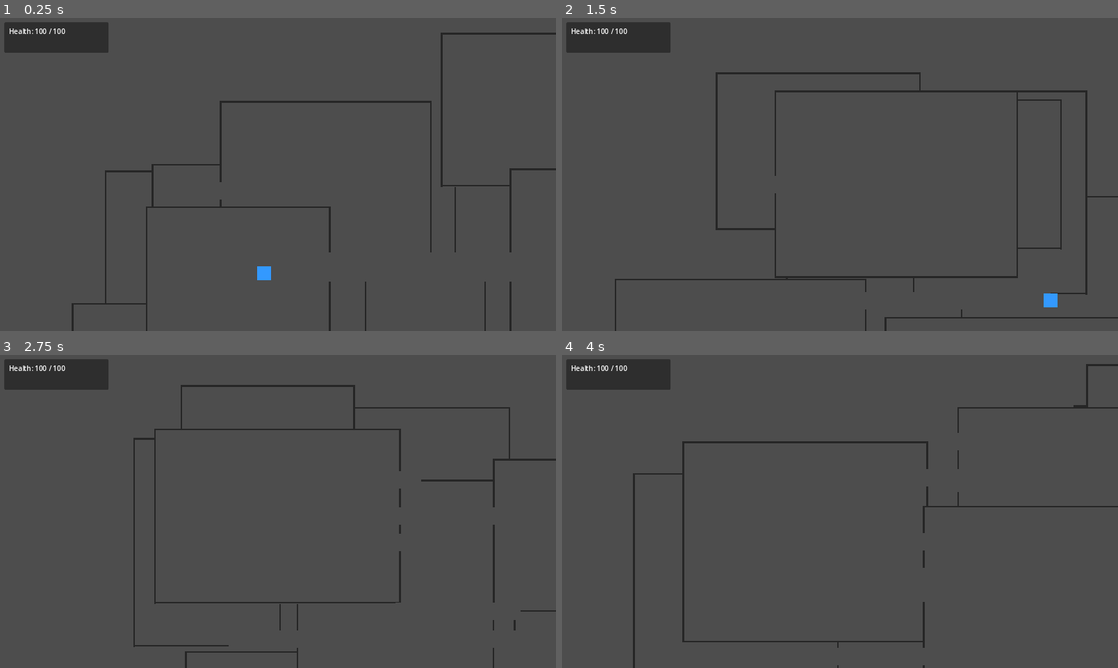
Above: before the commit, frames 1-4 (two rows, left to right).
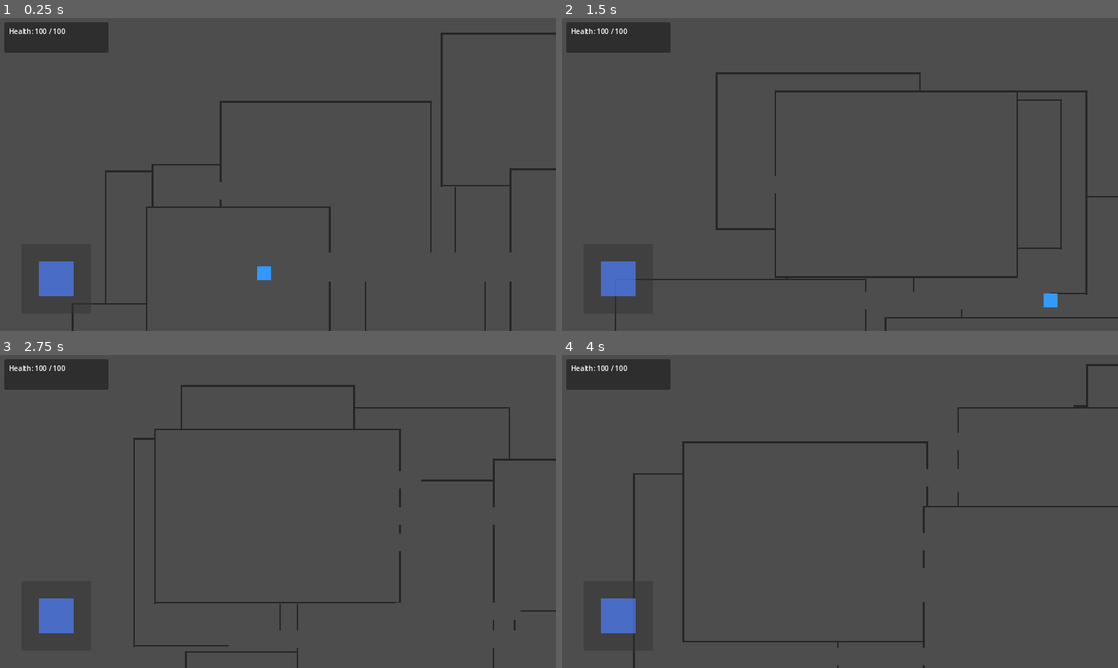
Above: after the commit, the same moments.

Repository: jordan-acosta/roguelite-game
Game: Godot game, scene res://scenes/main.tscn
Two runs of this game, one before a commit and one after it. Both use one fixed random seed, a clock stepped at 60 frames per second and the inputs below.
Inputs (mouse positions are in pixels of both pictures, inside the frame that each line leads up to):
- Up to frame 1 (0.25 s): no input
- Up to frame 2 (1.5 s): tap Enter (ui_accept) at 0.5, 0.77, 1.25 s; move the mouse to (962, 158) at 0.52 s; hold D (move_right) 0.53-1.25 s; click (962, 158) at 0.67 s; drag from (728, 190) to (812, 237) at 1.27 s
- Up to frame 3 (2.75 s): tap Enter (ui_accept) at 2 s; move the mouse to (333, 442) at 2.02 s; hold D (move_right) from 2.03 s (still down)
- Up to frame 4 (4 s): release D (move_right) at 2.75 s; tap Enter (ui_accept) at 2.75, 3.5, 3.77 s; drag from (812, 574) to (673, 464) at 2.77 s; move the mouse to (1006, 558) at 3.52 s; hold A (move_left) from 3.53 s (still down)

The runs differ from the first frame. In frame 1, 0.7% of the frame differs, in the area x 7-14%, y 77-89%; in frame 2, 0.7%; in frame 3, 0.7%; in frame 4, 0.7%.

Commit message:
Fix touch controls visibility
- Changed from Panel to ColorRect for better visibility
- Made joystick base dark gray (semi-transparent)
- Made joystick tip blue (semi-transparent)
- Fixed joystick center calculation for ColorRect
- Set controls to always show (for easier testing)

The virtual joystick should now be clearly visible in the bottom-left corner.

Diff:
--- a/scenes/touch_controls.tscn
+++ b/scenes/touch_controls.tscn
@@ -6,15 +6,16 @@
 layer = 100
 script = ExtResource("1_touch")
 
-[node name="JoystickBase" type="Panel" parent="."]
+[node name="JoystickBase" type="ColorRect" parent="."]
 offset_left = 50.0
 offset_top = 520.0
 offset_right = 210.0
 offset_bottom = 680.0
+color = Color(0.2, 0.2, 0.2, 0.5)
 
-[node name="JoystickTip" type="Panel" parent="JoystickBase"]
-self_modulate = Color(0.4, 0.6, 1, 0.8)
+[node name="JoystickTip" type="ColorRect" parent="JoystickBase"]
 offset_left = 40.0
 offset_top = 40.0
 offset_right = 120.0
 offset_bottom = 120.0
+color = Color(0.3, 0.5, 1, 0.7)
--- a/scripts/touch_controls.gd
+++ b/scripts/touch_controls.gd
@@ -13,13 +13,14 @@
 	# Add to group so player can find us
 	add_to_group("touch_controls")
 
-	# Check if running on mobile/web
-	if OS.has_feature("web") or OS.has_feature("mobile"):
-		show()
-	else:
-		hide()
+	# Always show for now (we'll hide on desktop later)
+	show()
 
-	joystick_center = joystick_base.position + joystick_base.size / 2
+	# Calculate joystick center from ColorRect offsets
+	var base_width = joystick_base.offset_right - joystick_base.offset_left
+	var base_height = joystick_base.offset_bottom - joystick_base.offset_top
+	joystick_center = Vector2(joystick_base.offset_left + base_width / 2,
+	                           joystick_base.offset_top + base_height / 2)
 
 func _input(event):
 	if not visible:
Not shown, changed: build/web/index.html
Not shown, changed: build/web/index.pck
Not shown, changed: docs/index.html
Not shown, changed: docs/index.pck
